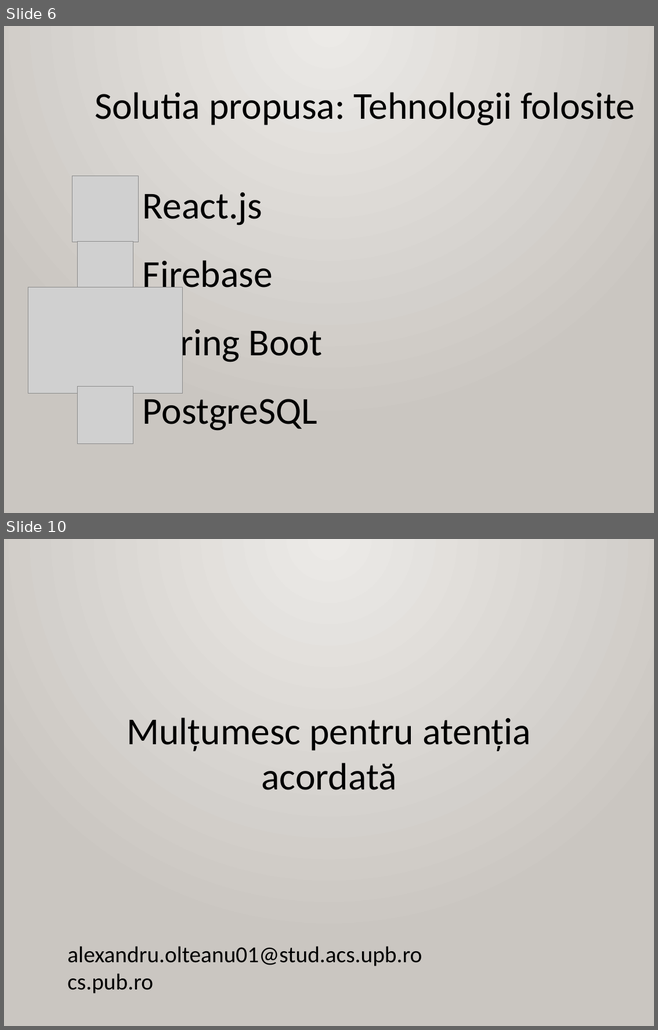
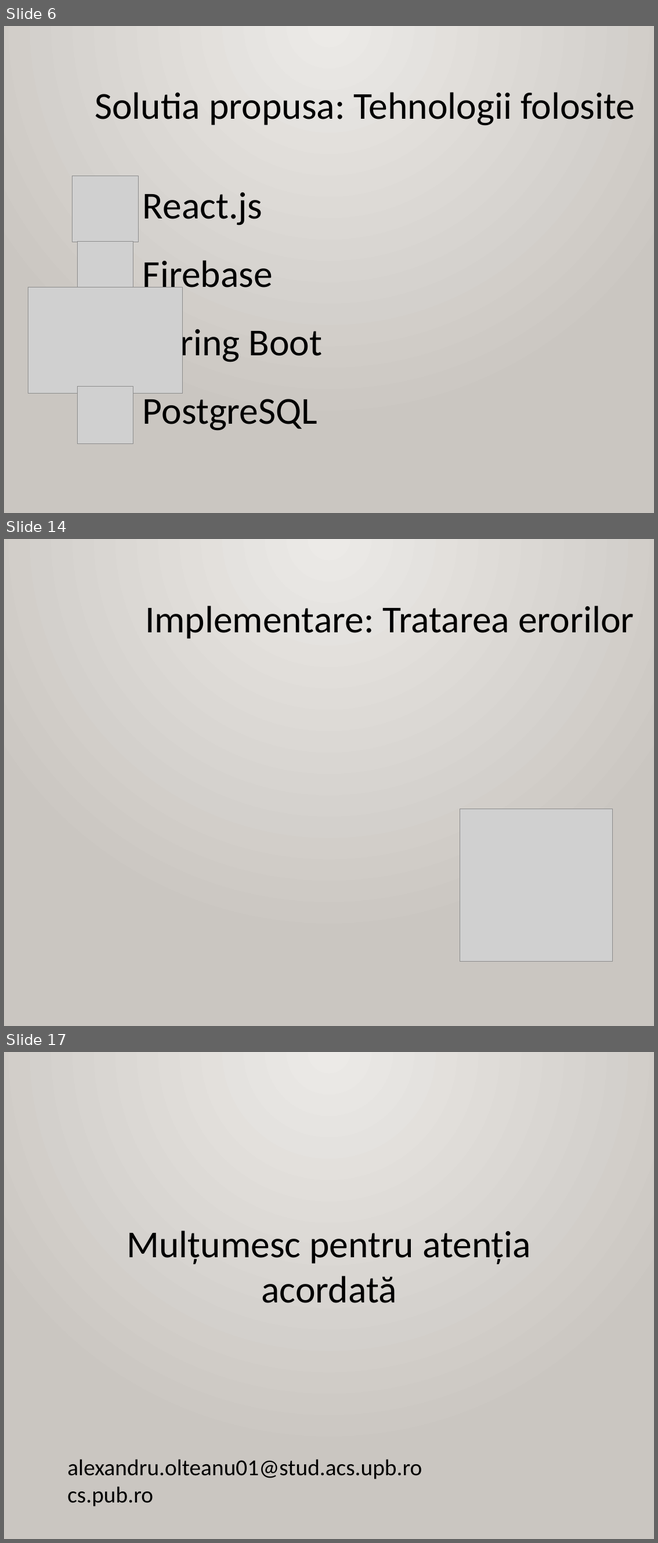
Before and after one commit to AlexandruOlteanu/SwapIt, a slide deck: files/documentation/presentation/Final_Presentation_Alexandru_Olteanu.pptx. Shown one above the other, each under a label of ours: slides 6 and 10 before the commit, slides 6, 14 and 17 after it; the slides between them are not shown. The pictures are 658x1030 and 658x1543 pixels, drawn with LibreOffice and Linux fonts; fonts in the diff are those of the drawing; grey boxes stand for pictures. Boxes give left, top, right and bottom in pixels: in the first picture for what was removed or moved away, otherwise in the second. Text is boxed around its words. In the diff, an @@ line names an element or a change of style, - is before the commit and + after.

```diff
--- a/files/documentation/presentation/Final_Presentation_Alexandru_Olteanu.pptx
+++ b/files/documentation/presentation/Final_Presentation_Alexandru_Olteanu.pptx
@@ slide 14 added at box(4, 539, 654, 1026), background gradient #ECEAE7 to #CAC7C1 @@
@@ text added at box(145, 606, 633, 639), 60 pt, text #000000 @@
+Implementare: Tratarea erorilor
@@ picture added at box(460, 809, 612, 961) @@
@@ what was slide 10 is now slide 17 @@
```
Also in this commit, not shown: 3 slides changed, 6 other slides added, 1 other file.
